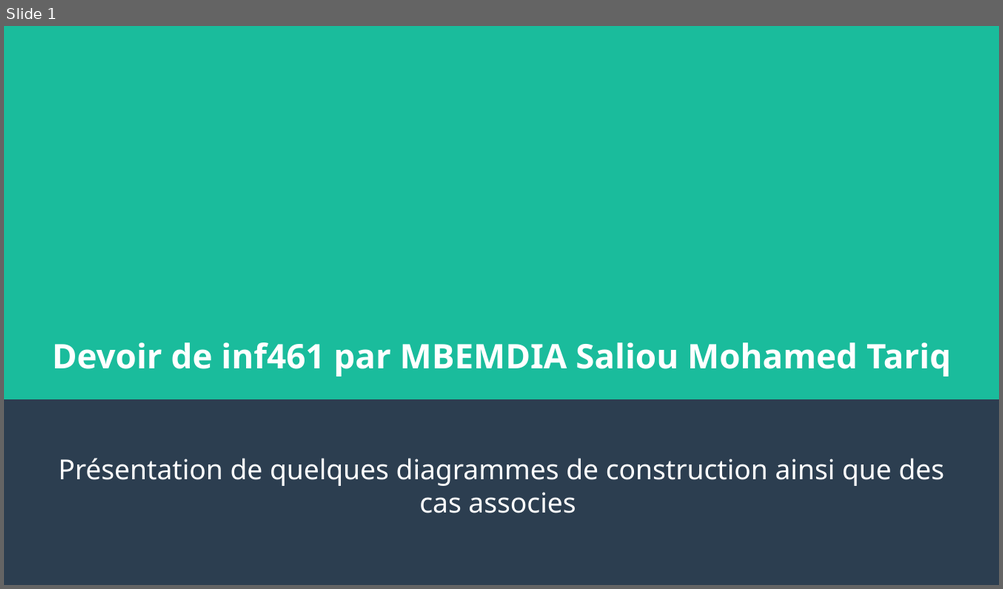
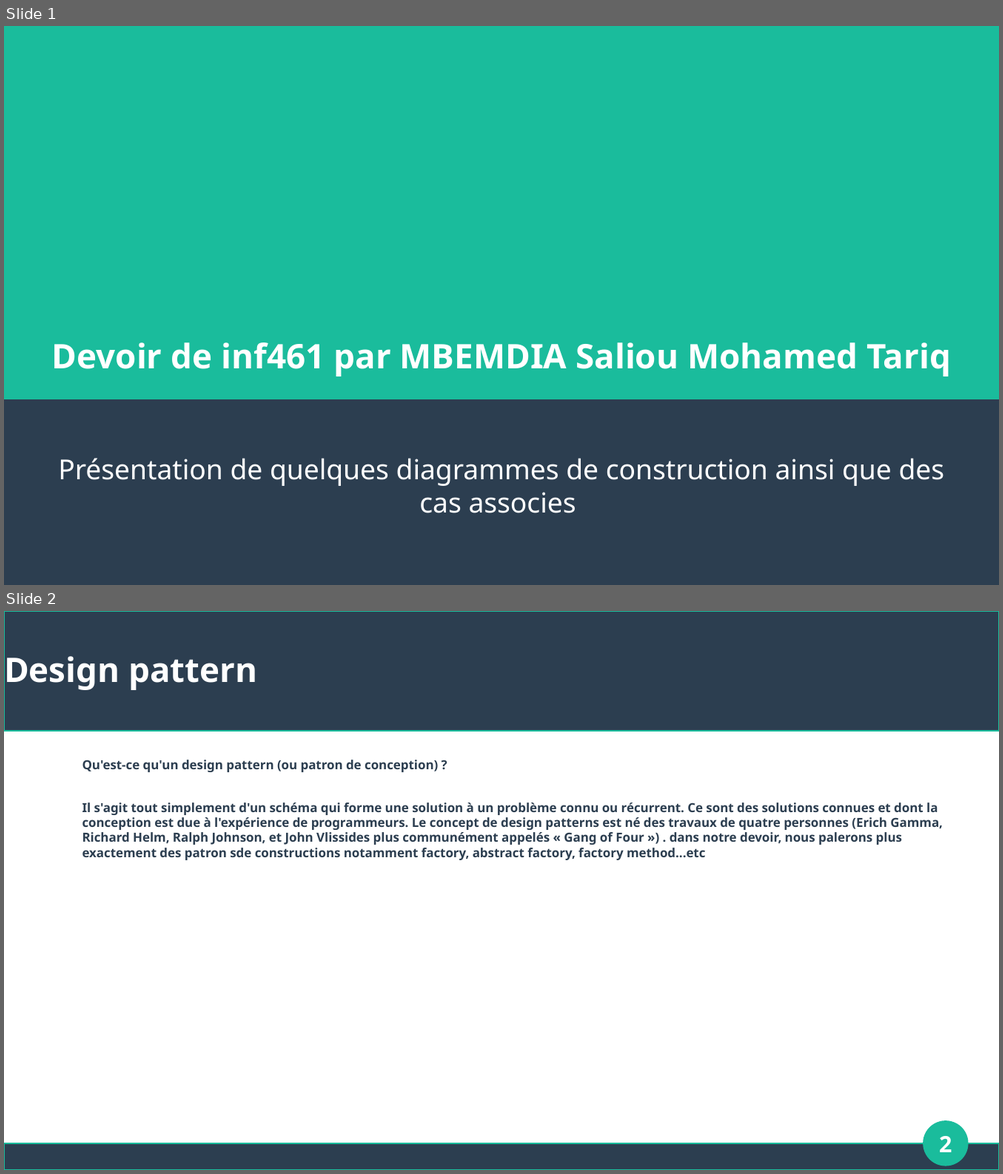
Before and after one commit to ndassah/construction-patterns, a slide deck: Presentation/PP.odp. Shown one above the other, each under a label of ours: slide 1 before the commit, slides 1 and 2 after it. The pictures are 1003x589 and 1003x1174 pixels, drawn with LibreOffice and Linux fonts; fonts in the diff are those of the drawing. Boxes give left, top, right and bottom in pixels: in the first picture for what was removed or moved away, otherwise in the second. Text is boxed around its words. In the diff, an @@ line names an element or a change of style, - is before the commit and + after.

Commit message:
patter de construction factoy fini avec ajout d'une nouvelle classe D dans notre exemple

```diff
--- a/Presentation/PP.odp
+++ b/Presentation/PP.odp
@@ slide 2 added at [4, 611, 999, 1170], background #FFFFFF @@
@@ rectangle added at [4, 611, 999, 731], fill #2C3E50, outline #1ABC9C 0.85 pt @@
@@ title added at [4, 650, 257, 690], 27 pt, text #FFFFFF, bold @@
+Design pattern
@@ text added at [82, 760, 942, 860], 10 pt, text #2C3E50, bold @@
+Qu'est-ce qu'un design pattern (ou patron de conception) ?
+Il s'agit tout simplement d'un schéma qui forme une solution à un problème connu ou récurrent. Ce sont des solutions connues et dont la conception est due à l'expérience de programmeurs. Le concept de design patterns est né des travaux de quatre personnes (Erich Gamma, Richard Helm, Ralph Johnson, et John Vlissides plus communément appelés « Gang of Four ») . dans notre devoir, nous palerons plus exactement des patron sde constructions notamment factory, abstract factory, factory method...etc
@@ ellipse added at [924, 1122, 968, 1166], fill #1ABC9C, outline #1ABC9C 0.85 pt @@
@@ page number added at [939, 1136, 951, 1153], 18 pt, text #FFFFFF, bold @@
+2
@@ rectangle added at [4, 1145, 999, 1170], fill #2C3E50, outline #1ABC9C 0.85 pt @@
```
Also in this commit, not shown: 6 other slides added, 1 slide removed, 16 other files.
